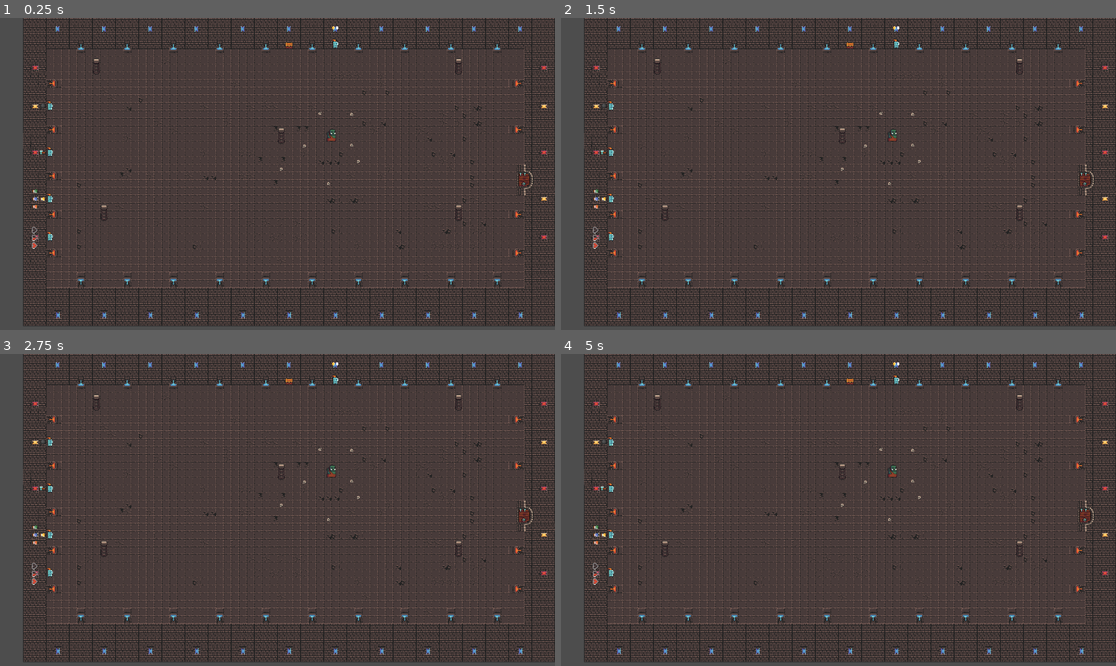
Above: before the commit, frames 1-4 (two rows, left to right).
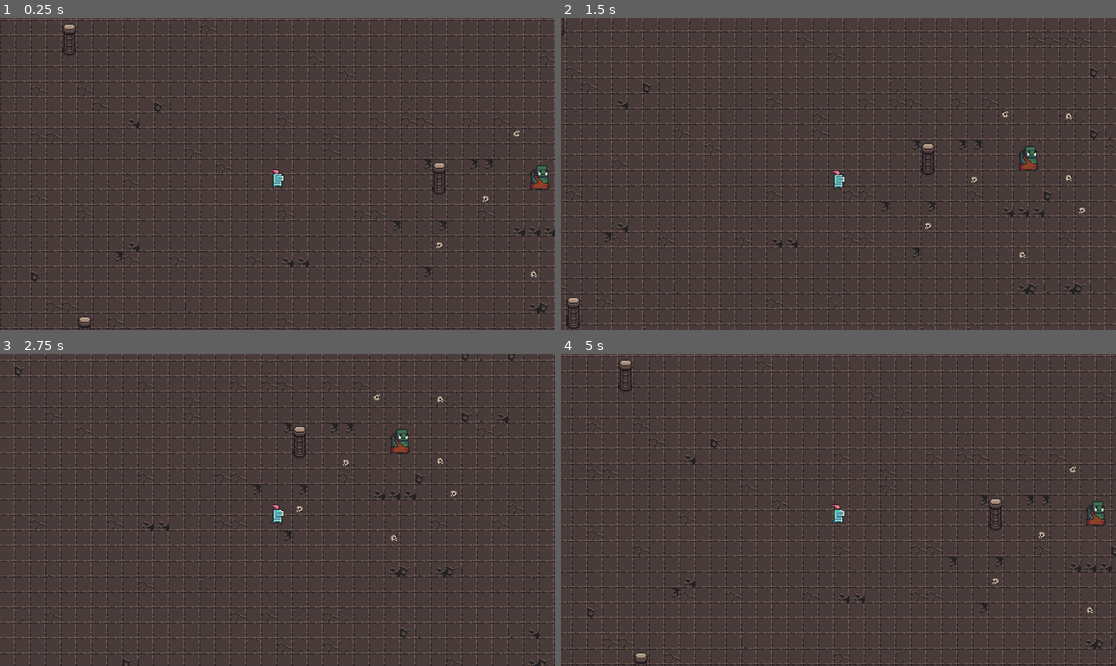
Above: after the commit, the same moments.

Repository: Naigma/proyecto_godot_2526
Game: Godot game, scene res://modules/levels/tutorial/tutorial.tscn
The game is run twice, just before and just after one commit, with the same random seed, the same clock (stepped at 60 frames per second) and the same inputs. The project has no main scene, so this scene is started directly.
Inputs:
- Up to frame 1 (0.25 s): no input
- Up to frame 2 (1.5 s): tap Enter at 0.5 s; hold D (right) 0.53-1.28 s; hold S (down) from 1.28 s (still down)
- Up to frame 3 (2.75 s): release S (down) at 2.03 s; hold D (right) from 2.03 s (still down)
- Up to frame 4 (5 s): release D (right) at 2.78 s; hold W (up) 2.78-3.53 s; hold A (left) from 3.53 s (still down)

The runs differ from the first frame. In frame 1, 28% of the frame differs, in the area x 0-100%, y 0-100%; in frame 2, 31%; in frame 3, 29%; in frame 4, 31%.

Commit message:
Instanciado jugador en el tutorial y añadida cámara del mismo

Diff:
--- a/modules/levels/tutorial/tutorial.tscn
+++ b/modules/levels/tutorial/tutorial.tscn
@@ -1,6 +1,7 @@
-[gd_scene load_steps=2 format=4 uid="uid://qs8d6amfty5y"]
+[gd_scene load_steps=3 format=4 uid="uid://qs8d6amfty5y"]
 
 [ext_resource type="TileSet" uid="uid://btkypbfva5y1w" path="res://modules/levels/dungeon_tileset.tres" id="1_tgt3j"]
+[ext_resource type="PackedScene" uid="uid://dqpskonrnh6cg" path="res://modules/player/player.tscn" id="2_3rof0"]
 
 [node name="Tutorial" type="Node2D"]
 
@@ -11,3 +12,6 @@
 [node name="TileMapLayer2" type="TileMapLayer" parent="."]
 tile_map_data = PackedByteArray("AAAGABYAAAAJAAYAAAAGABcAAAAJAAcAAAAGABEAAAAJAAcAAAAGAAoAAAAJAAYAAAAGAAsAAAAJAAcAAABFAB …(832 unchanged characters)…
 tile_set = ExtResource("1_tgt3j")
+
+[node name="Player" parent="." instance=ExtResource("2_3rof0")]
+position = Vector2(416, 240)
--- a/modules/player/player.tscn
+++ b/modules/player/player.tscn
@@ -4,7 +4,7 @@
 [ext_resource type="Texture2D" uid="uid://cbapop31wyj7o" path="res://assets/dungeon_tileset_ii/0x72_DungeonTilesetII_v1.7.png" id="2_m7q0d"]
 
 [sub_resource type="RectangleShape2D" id="RectangleShape2D_55gox"]
-size = Vector2(128, 128)
+size = Vector2(10, 16)
 
 [sub_resource type="AtlasTexture" id="AtlasTexture_qgxqk"]
 atlas = ExtResource("2_m7q0d")
@@ -59,7 +59,11 @@
 [node name="Player" type="CharacterBody2D"]
 script = ExtResource("1_qgxqk")
 
+[node name="Camera2D" type="Camera2D" parent="."]
+zoom = Vector2(2, 2)
+
 [node name="CollisionShapePlayer" type="CollisionShape2D" parent="."]
+position = Vector2(0, 8)
 shape = SubResource("RectangleShape2D_55gox")
 
 [node name="SpritePlayer" type="AnimatedSprite2D" parent="."]
